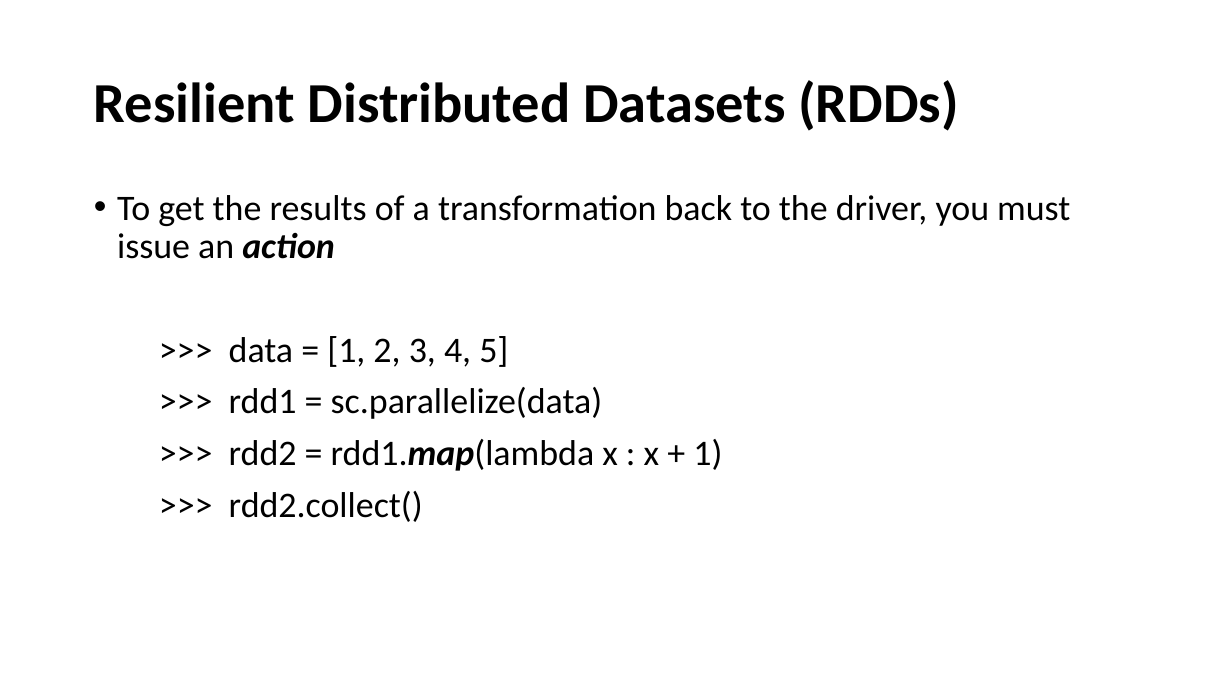
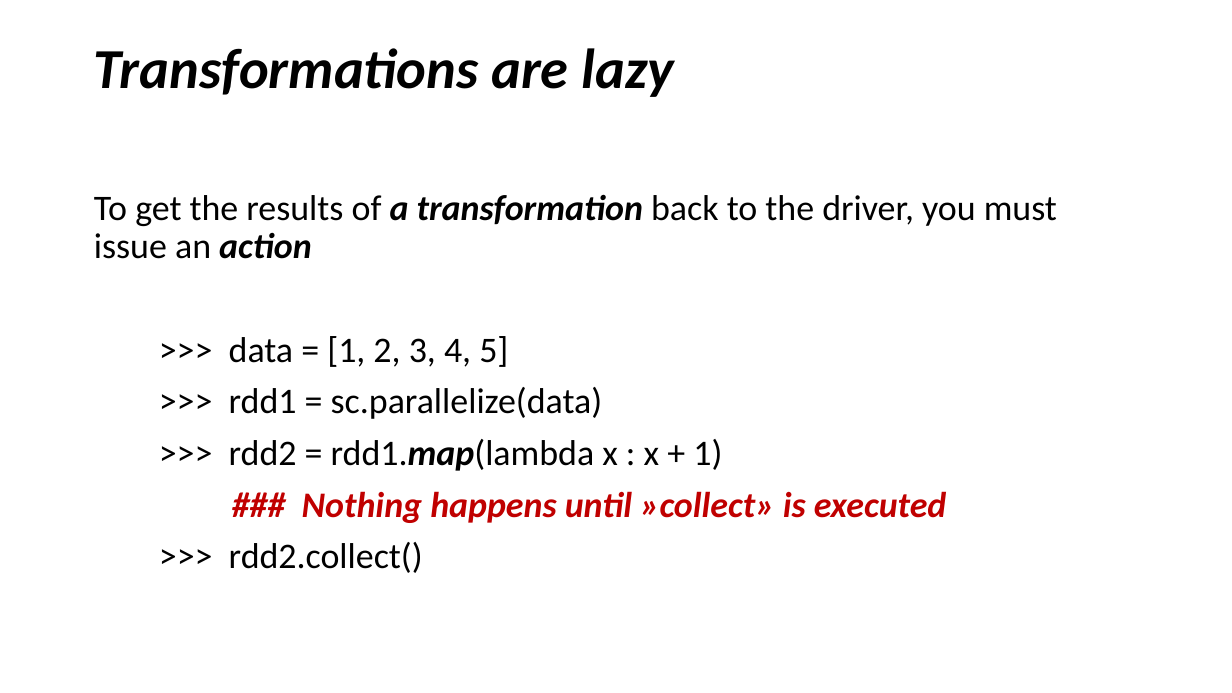
Before and after one commit to marilynwaldman/course, a slide deck: slide 11 of spark/03-RDDs/01-BasicRdds.pptx. Drawn at 1232x693 pixels with LibreOffice and Linux fonts; fonts in the diff are those of the drawing. Boxes give left, top, right and bottom in pixels: in the first picture for what was removed or moved away, otherwise in the second. Text is boxed around its words. In the diff, an @@ line names an element or a change of style, - is before the commit and + after.

```diff
--- a/spark/03-RDDs/01-BasicRdds.pptx
+++ b/spark/03-RDDs/01-BasicRdds.pptx
@@ title at (94,48,674,97): text changed; italic on @@
-Resilient Distributed Datasets (RDDs)
+Transformations are lazy
@@ text at (94,194,1057,259): bold on, italic on in "a transformation"; bullet • to none @@
@@ text at (302,491,947,523): paragraph added @@
+### Nothing happens until »collect» is executed
```
Also in this commit, not shown: 6 other slides changed, 3 other files.
